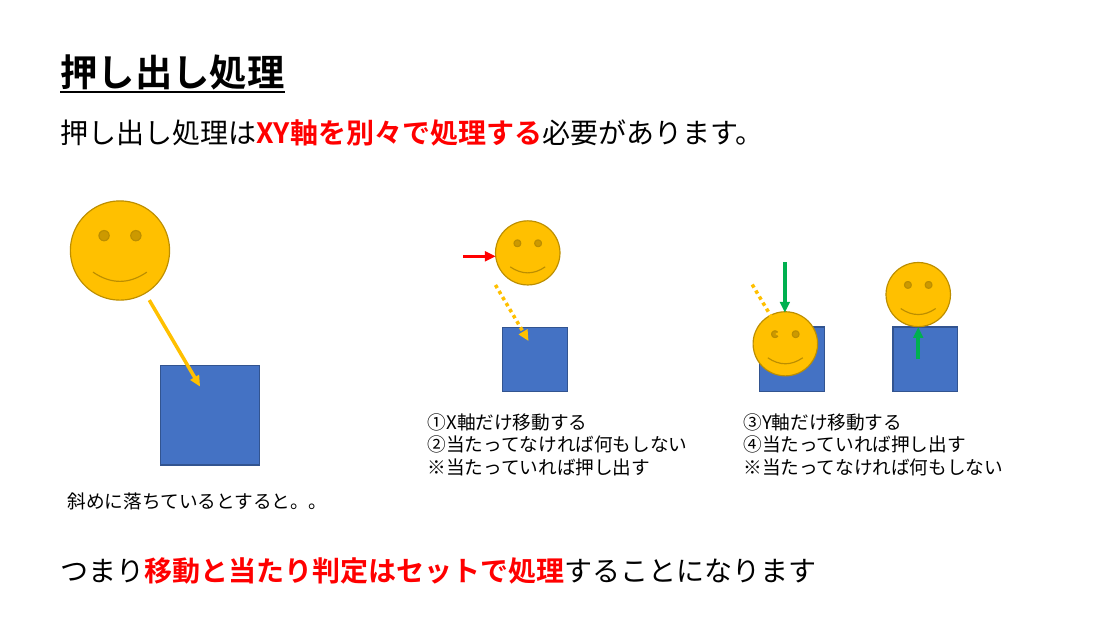
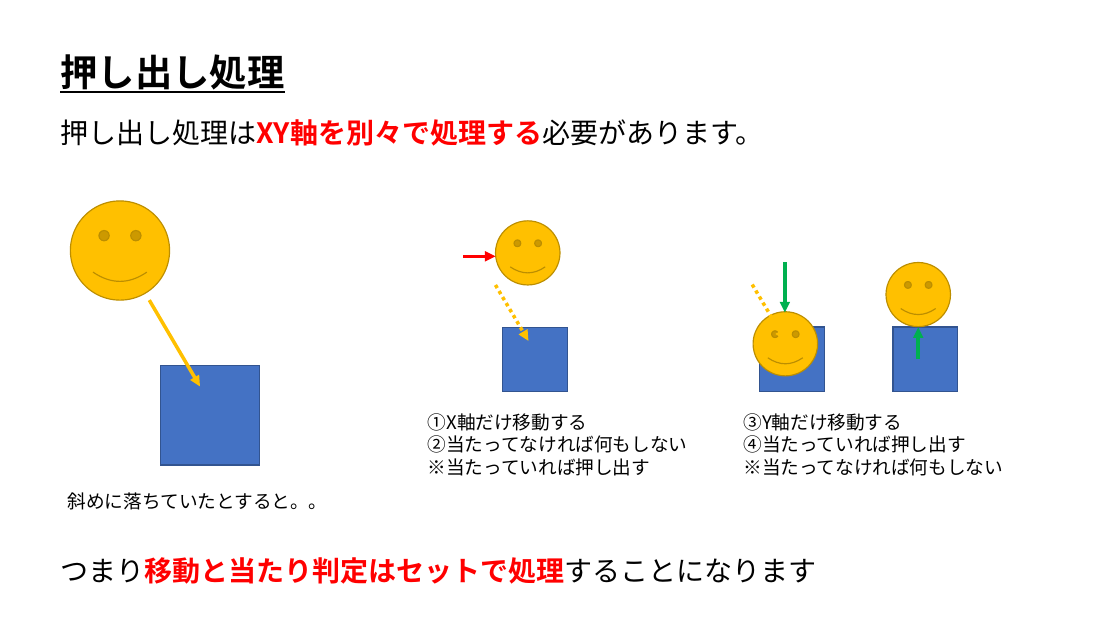
Before and after one commit to ArakiYusuke-Ohara/Textbook, a slide deck: slide 2 of ゲーム科1年/00_前期/ゲームプログラミングⅢ/04_押し出し処理.pptx. Drawn at 1120x630 pixels with LibreOffice and Linux fonts; fonts in the diff are those of the drawing. Boxes give left, top, right and bottom in pixels: in the first picture for what was removed or moved away, otherwise in the second. Text is boxed around its words. In the diff, an @@ line names an element or a change of style, - is before the commit and + after.

```diff
--- a/ゲーム科1年/00_前期/ゲームプログラミングⅢ/04_押し出し処理.pptx
+++ b/ゲーム科1年/00_前期/ゲームプログラミングⅢ/04_押し出し処理.pptx
@@ text at (68, 492, 328, 510): text changed @@
-斜めに落ちているとすると。。
+斜めに落ちていたとすると。。
```
Also in this commit, not shown: 7 other slides changed, 1 slide added, 8 other files.
